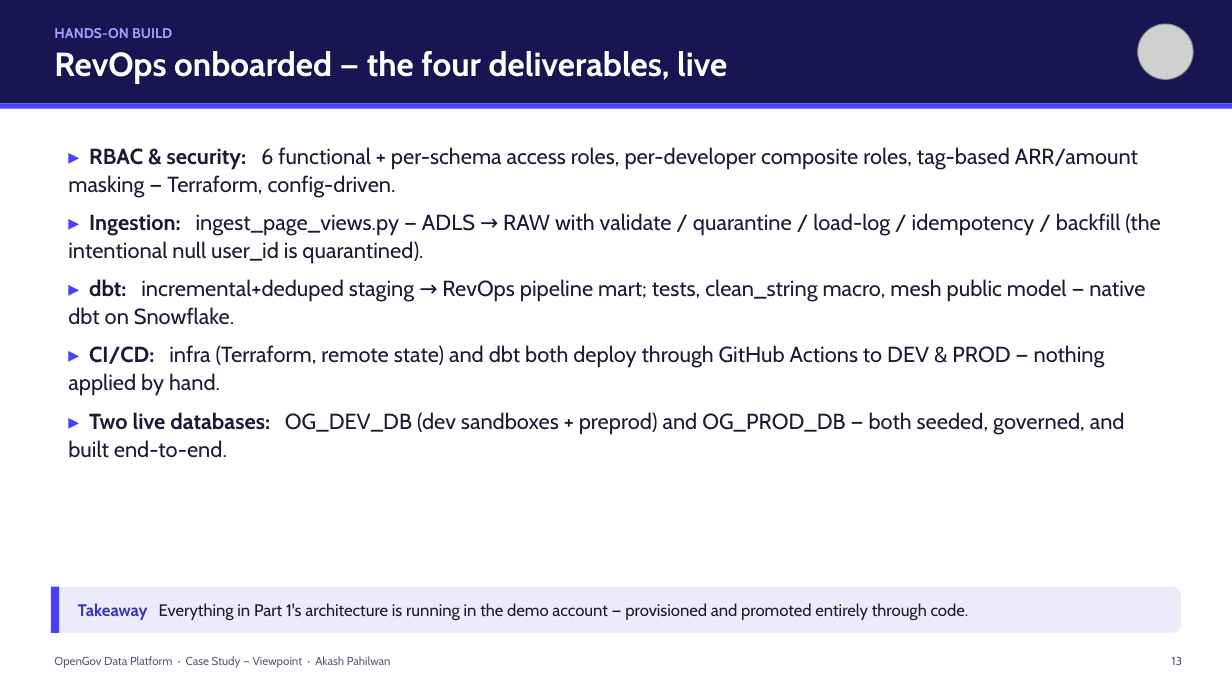
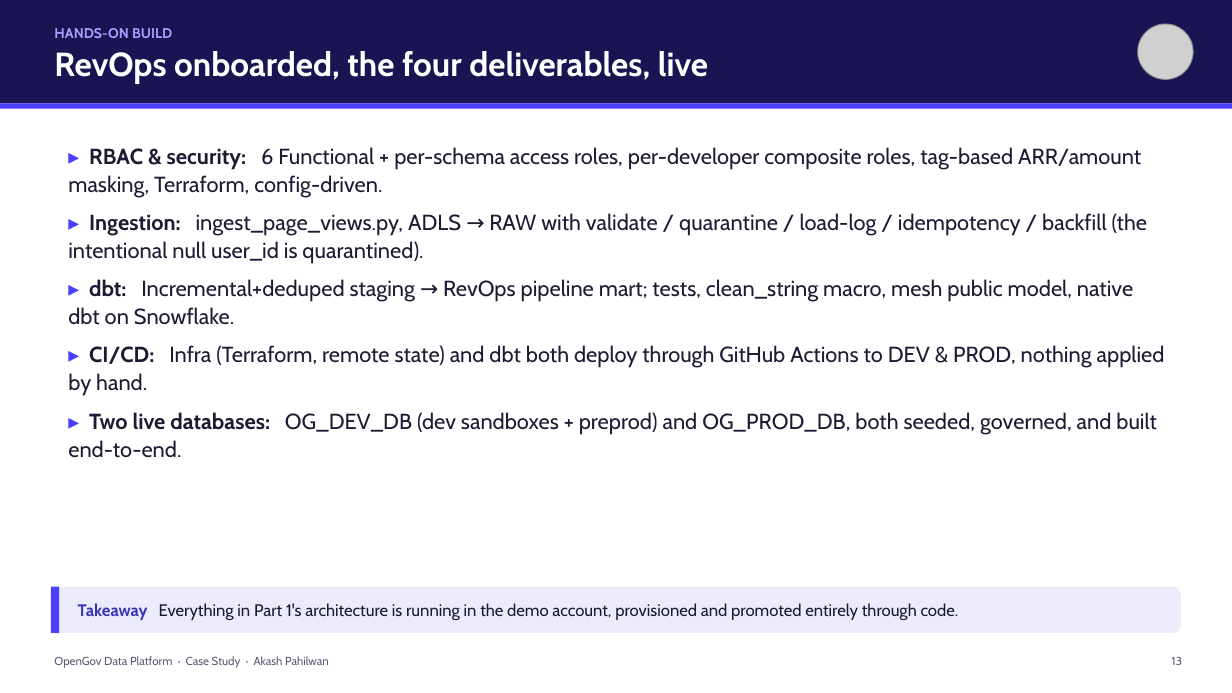
Before and after one commit to akashpahilwan/OpenGovPOC, a slide deck: slide 14 of presentation/OpenGov_Data_Platform_CaseStudy.pptx. Drawn at 1232x693 pixels with LibreOffice and Linux fonts; fonts in the diff are those of the drawing; grey boxes stand for pictures. Boxes give left, top, right and bottom in pixels: in the first picture for what was removed or moved away, otherwise in the second. Text is boxed around its words. In the diff, an @@ line names an element or a change of style, - is before the commit and + after.

```diff
--- a/presentation/OpenGov_Data_Platform_CaseStudy.pptx
+++ b/presentation/OpenGov_Data_Platform_CaseStudy.pptx
@@ text at box(54, 51, 708, 84): text changed @@
-RevOps onboarded — the four deliverables, live
+RevOps onboarded, the four deliverables, live
@@ text at box(68, 147, 1165, 458): text changed @@
-▸ RBAC & security: 6 functional + per-schema access roles, per-developer composite roles, tag-based ARR/amount masking — Terraform, config-driven.
-▸ Ingestion: ingest_page_views.py — ADLS → RAW with validate / quarantine / load-log / idempotency / backfill (the intentional null user_id is quarantined).
-▸ dbt: incremental+deduped staging → RevOps pipeline mart; tests, clean_string macro, mesh public model — native dbt on Snowflake.
-▸ CI/CD: infra (Terraform, remote state) and dbt both deploy through GitHub Actions to DEV & PROD — nothing applied by hand.
-▸ Two live databases: OG_DEV_DB (dev sandboxes + preprod) and OG_PROD_DB — both seeded, governed, and built end-to-end.
+▸ RBAC & security: 6 Functional + per-schema access roles, per-developer composite roles, tag-based ARR/amount masking, Terraform, config-driven.
+▸ Ingestion: ingest_page_views.py, ADLS → RAW with validate / quarantine / load-log / idempotency / backfill (the intentional null user_id is quarantined).
+▸ dbt: Incremental+deduped staging → RevOps pipeline mart; tests, clean_string macro, mesh public model, native dbt on Snowflake.
+▸ CI/CD: Infra (Terraform, remote state) and dbt both deploy through GitHub Actions to DEV & PROD, nothing applied by hand.
+▸ Two live databases: OG_DEV_DB (dev sandboxes + preprod) and OG_PROD_DB, both seeded, governed, and built end-to-end.
@@ text at box(78, 603, 959, 620): text changed @@
-Takeaway Everything in Part 1's architecture is running in the demo account — provisioned and promoted entirely through code.
+Takeaway Everything in Part 1's architecture is running in the demo account, provisioned and promoted entirely through code.
@@ text at box(54, 656, 329, 668): text changed @@
-OpenGov Data Platform · Case Study — Viewpoint · Akash Pahilwan
+OpenGov Data Platform · Case Study · Akash Pahilwan
```
Also in this commit, not shown: 27 other slides changed, 1 other file.
